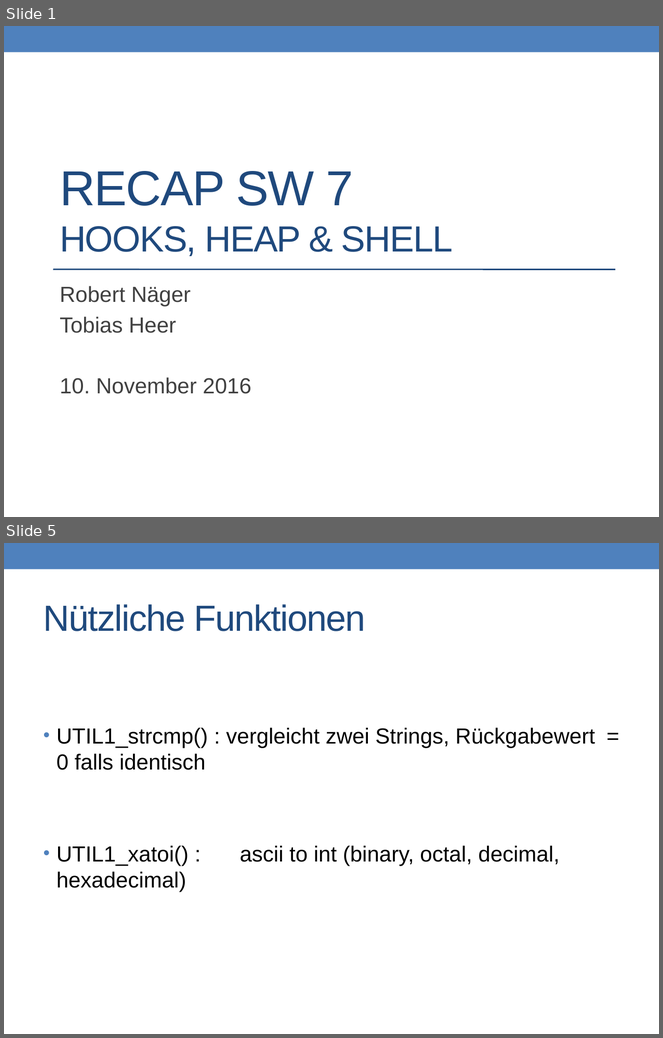
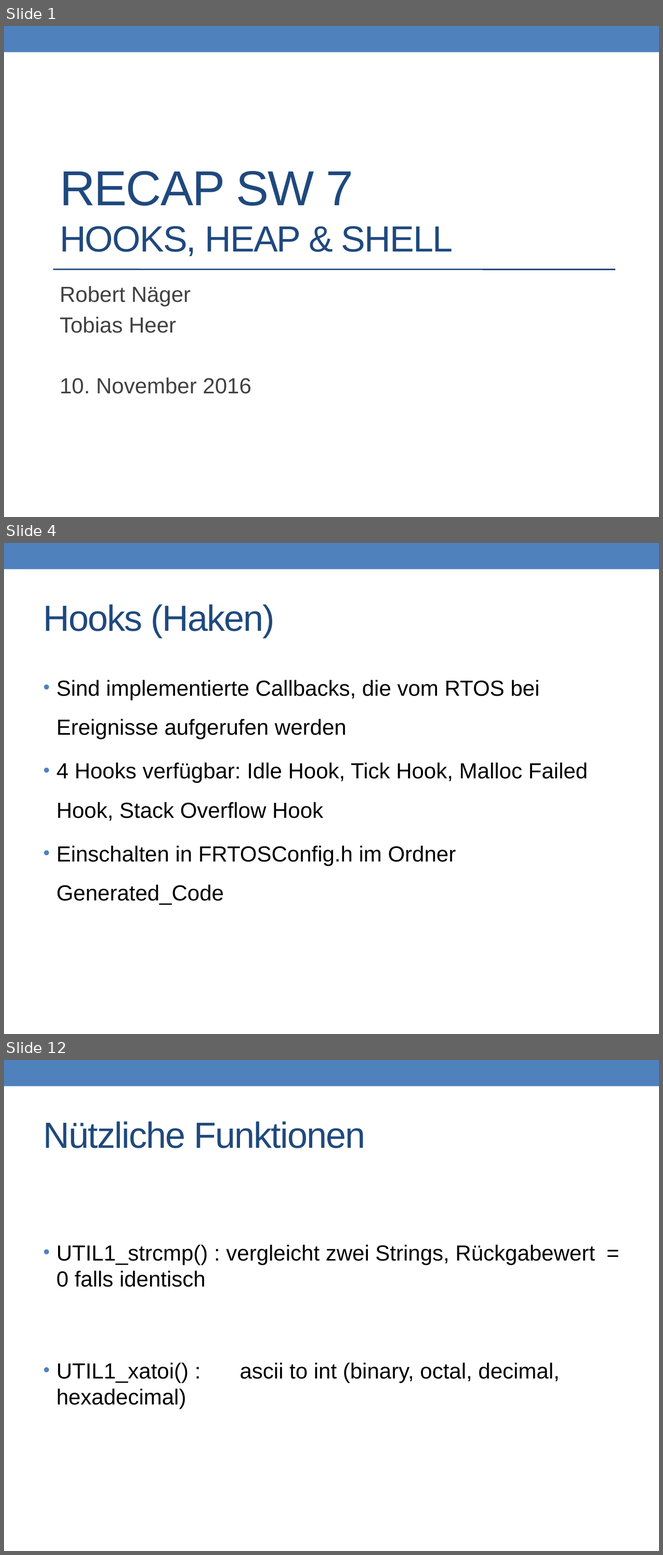
Before and after one commit to prg2lt1/robogit, a slide deck: Recap/ToroRecap.pptx. Shown one above the other, each under a label of ours: slides 1 and 5 before the commit, slides 1, 4 and 12 after it; the slides between them are not shown. The pictures are 663x1038 and 663x1555 pixels, drawn with LibreOffice and Linux fonts; fonts in the diff are those of the drawing. Boxes give left, top, right and bottom in pixels: in the first picture for what was removed or moved away, otherwise in the second. Text is boxed around its words. In the diff, an @@ line names an element or a change of style, - is before the commit and + after.

Commit message:
Updated and finished

```diff
--- a/Recap/ToroRecap.pptx
+++ b/Recap/ToroRecap.pptx
@@ slide 4 added at (4, 543, 659, 1034), background #FFFFFF; not listed: 1 template element that a slide beside it also shows @@
@@ title added at (44, 604, 275, 638), 40 pt, text #1F497D @@
+Hooks (Haken)
@@ text added at (57, 680, 588, 905), 24 pt, text #000000 @@
+• Sind implementierte Callbacks, die vom RTOS bei Ereignisse aufgerufen werden
+• 4 Hooks verfügbar: Idle Hook, Tick Hook, Malloc Failed Hook, Stack Overflow Hook
+• Einschalten in FRTOSConfig.h im Ordner Generated_Code
@@ what was slide 5 is now slide 12 @@
```
Also in this commit, not shown: 4 slides changed, 9 other slides added, 2 slides removed.
